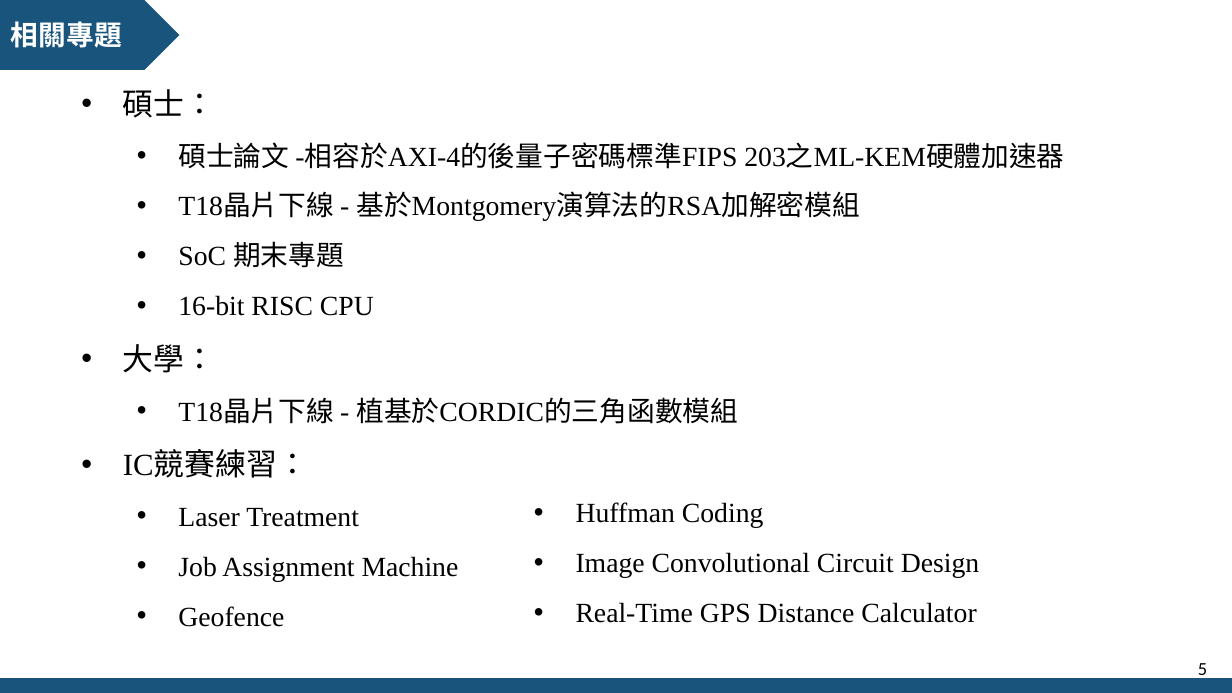
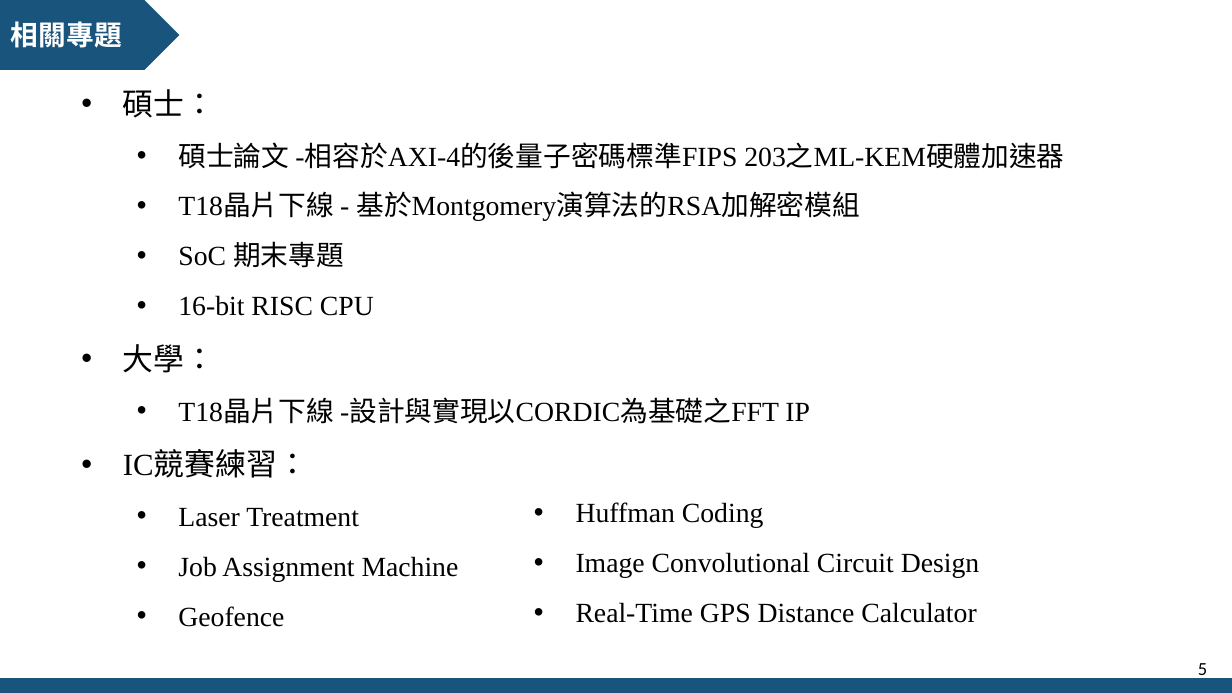
Before and after one commit to Fossum2523/ML_DSA, a slide deck: slide 6 of 面試/參考資料/面試簡報_陳.pptx. Drawn at 1232x693 pixels with LibreOffice and Linux fonts; fonts in the diff are those of the drawing. Boxes give left, top, right and bottom in pixels: in the first picture for what was removed or moved away, otherwise in the second. Text is boxed around its words. In the diff, an @@ line names an element or a change of style, - is before the commit and + after.

Commit message:
meeting

```diff
--- a/面試/參考資料/面試簡報_陳.pptx
+++ b/面試/參考資料/面試簡報_陳.pptx
@@ text at (178,399,810,424): text changed @@
-  • T18晶片下線 - 植基於CORDIC的三角函數模組
+  • T18晶片下線 -設計與實現以CORDIC為基礎之FFT IP
```
